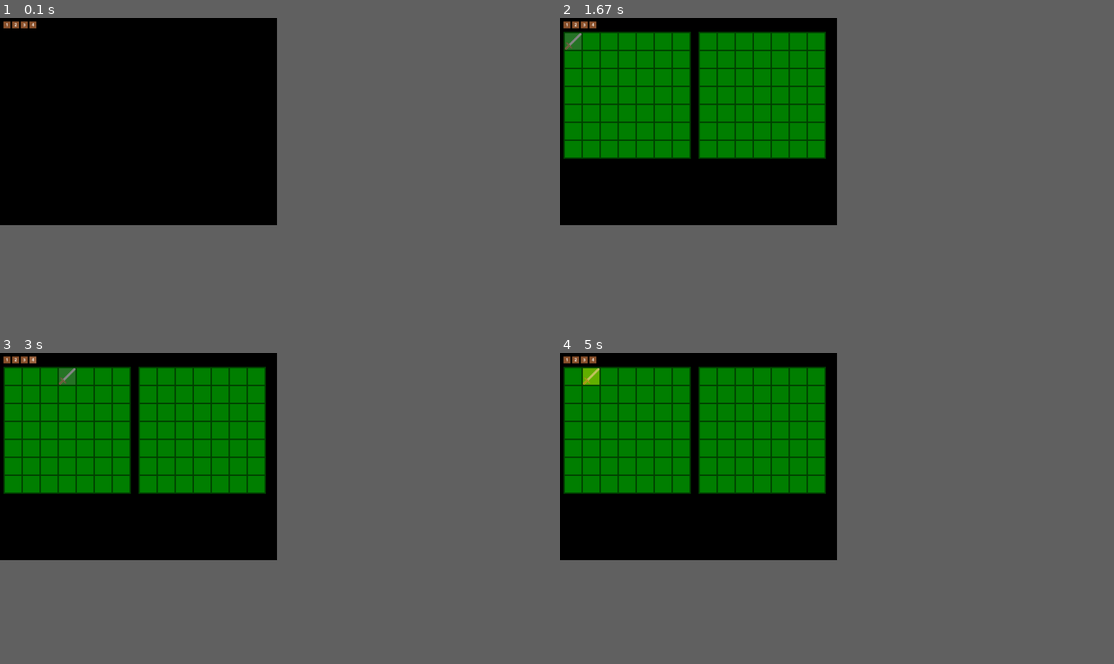
Above: before the commit, frames 1-4 (two rows, left to right).
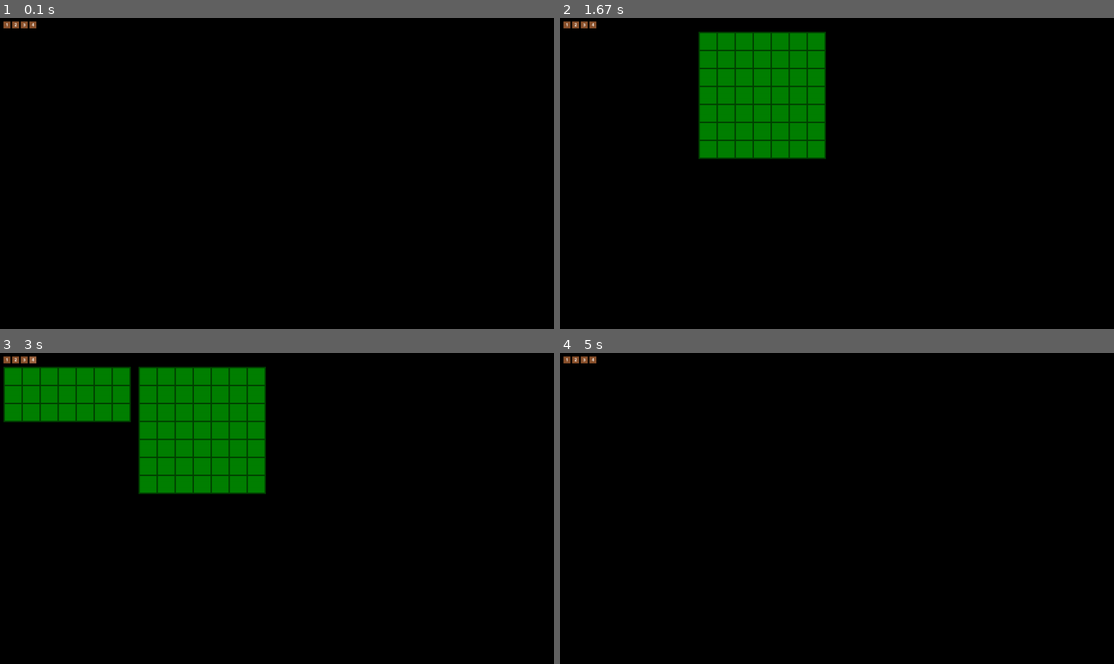
Above: after the commit, the same moments.

Repository: Meghan13/SENG-310-Project
Game: pygame game, started from main.py
Two runs of this game, one before a commit and one after it. Both use one fixed random seed, a clock stepped at 60 frames per second and the inputs below.
Inputs (mouse positions are in pixels of both pictures, inside the frame that each line leads up to):
- Up to frame 1 (0.1 s): no input
- Up to frame 2 (1.67 s): click "1" at 0.38 s; tap I at 0.67 s; hold I 1-1.47 s; click (1041, 282) at 1.55 s
- Up to frame 3 (3 s): tap I at 2.33 s; click "4" at 2.72 s
- Up to frame 4 (5 s): click (759, 443) at 3.05 s; tap I at 3.4, 3.7, 3.9, 4.9 s; click "2" at 4.22 s; click (676, 449) at 4.55 s
In our replay, the window is 450x337 before the commit and 900x506 after it. These sizes can differ from the game's own. Grey fills any space a smaller window leaves; there, only what the larger window draws over its background counts as a difference.

The runs differ from the first frame. In frame 2, 9.4% of the frame differs, in the area x 0-24%, y 4-46%; in frame 3, 5.5%; in frame 4, 19%, in the area x 0-48%, y 4-46%.

Commit message:
Added temporary inventory thing in main Added item types

Diff:
--- a/Code/item.py
+++ b/Code/item.py
@@ -3,17 +3,11 @@
 # Initialize the pygame
 pygame.init()
 
-# item init
-# Function to set the all the attributes of the item
-# item_id   :    unique id associated with this item
-# item_name :    name associated with this item
-# item_num  :    number of this item in the stack
-# item_pos  :    position of the top left corner of the item
-
 
 class Item:
-    def __init__(self, item_id: int, item_name: str, item_info: str, item_num: int, item_pos: tuple, image_dir: str):
+    def __init__(self, item_id: int, item_type: str, item_name: str, item_info: str, item_num: int, item_pos: tuple, image_dir: str):
         self.i_id = item_id
+        self.type = item_type
         self.name = item_name
         self.info = item_info
         self.num = item_num
@@ -24,6 +18,9 @@
 
     def get_id(self):
         return self.i_id
+
+    def get_type(self):
+        return self.type
 
     def get_name(self):
         return self.name
@@ -54,6 +51,9 @@
 
     def set_id(self, item_id: int):
         self.i_id = item_id
+
+    def set_type(self, new_type: str):
+        self.type = new_type
 
     def set_name(self, item_name: str):
         self.name = item_name
@@ -113,6 +113,7 @@
 
     font = pygame.font.Font("freesansbold.ttf", 12)  # change this to change font and font size
     i_id = None   # unique item id
+    type = None   # item type
     name = None   # item name
     info = None   # item description
     num = None    # amount of an item
--- a/main.py
+++ b/main.py
@@ -3,7 +3,10 @@
 from Code import inventory as inv
 from Code import button
 
-screen = pygame.display.set_mode((800,600))
+WIDTH = 1600
+HEIGHT = 900
+
+screen = pygame.display.set_mode((WIDTH, HEIGHT))
 clock = pygame.time.Clock()
 clock.tick(15)
 
@@ -16,32 +19,34 @@
 but3 = button.Button(20, 20, (60, 10), "3", pygame.Color(139, 82, 45))
 but4 = button.Button(20, 20, (85, 10), "4", pygame.Color(139, 82, 45))
 
-chest1 = inv.Inventory(49, (10, 40), 7, pygame.Color(0, 64, 0), pygame.Color(0, 128, 0))
-chest2 = inv.Inventory(49, (10, 40), 7, pygame.Color(0, 64, 0), pygame.Color(0, 128, 0))
-chest3 = inv.Inventory(49, (10, 40), 7, pygame.Color(0, 64, 0), pygame.Color(0, 128, 0))
-chest4 = inv.Inventory(49, (10, 40), 7, pygame.Color(0, 64, 0), pygame.Color(0, 128, 0))
+chest1 = inv.Inventory(21, (10, 40), 7, pygame.Color(0, 64, 0), pygame.Color(0, 128, 0))
+chest2 = inv.Inventory(21, (10, 40), 7, pygame.Color(0, 64, 0), pygame.Color(0, 128, 0))
+chest3 = inv.Inventory(21, (10, 40), 7, pygame.Color(0, 64, 0), pygame.Color(0, 128, 0))
+chest4 = inv.Inventory(21, (10, 40), 7, pygame.Color(0, 64, 0), pygame.Color(0, 128, 0))
 chests = [(but1, chest1), (but2, chest2), (but3, chest3), (but4, chest4)]
 
 opened_chest = None
-
-item1 = item.Item(0, "Hello", "This is a test", 10, (10, 10), "./Assets/sword.png")
-item1.set_highlight(True)
+item1 = item.Item(0, "weapon", "Hello", "This is a test", 10, (10, 10), "./Assets/sword.png")
 item1.set_highlight_color(pygame.Color(100, 100, 100))
 
-item2 = item.Item(1, "Goodbye", "This is a test", 10, (10, 10), "./Assets/sword.png")
+item2 = item.Item(1, "weapon", "Goodbye", "This is a test", 10, (10, 10), "./Assets/sword.png")
 item2.set_highlight(True)
 
 chests[0][1].place_item(item1, 0)
 chests[1][1].place_item(item2, 1)
-chests[2][1].place_item(item1, 2)
-chests[3][1].place_item(item1, 3)
-
 
 while running:
     screen.fill(pygame.Color(0, 0, 0))
     for event in pygame.event.get():
         if event.type == pygame.QUIT:
             pygame.quit()
+        if event.type == pygame.KEYDOWN:
+            if event.key == pygame.K_i:
+                if player_inventory.isOpen:
+                    player_inventory.close()
+                    opened_chest = None
+                else:
+                    player_inventory.open()
         if event.type == pygame.MOUSEBUTTONDOWN:
             if event.button == 1:
                 for i in chests:
@@ -56,5 +61,8 @@
         i[0].display(screen)
     if opened_chest:
         opened_chest[1].draw(screen)
+        if not player_inventory.isOpen:
+            player_inventory.open()
+    if player_inventory.isOpen:
         player_inventory.draw(screen)
     pygame.display.update()
